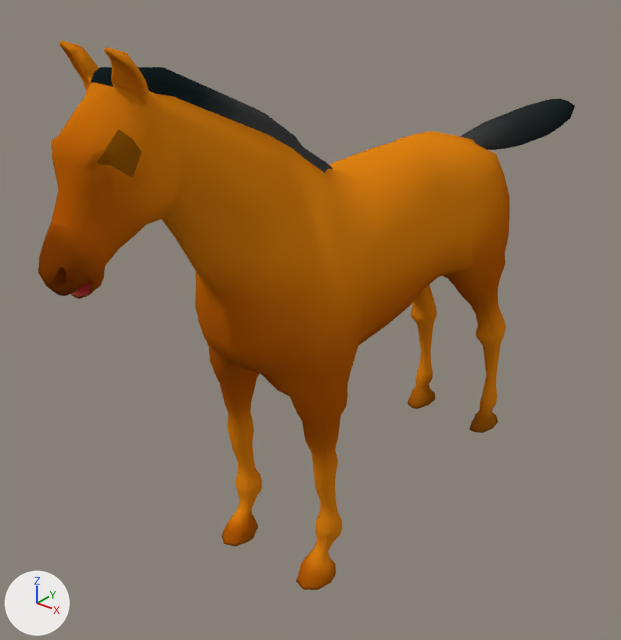
The Blender file 3d-models/model-horse.blend as it was, and as the next commit left it.
Camera for both pictures: a 50 mm lens placed at (1.79, -2.65, 2.34), pointed at (-0.2, -0.16, 0.8). Lighting does not change. The marker at lower left points along +X, +Y and +Z. The picture after the commit comes second.

Names of what the first picture shows: 'Horse'.
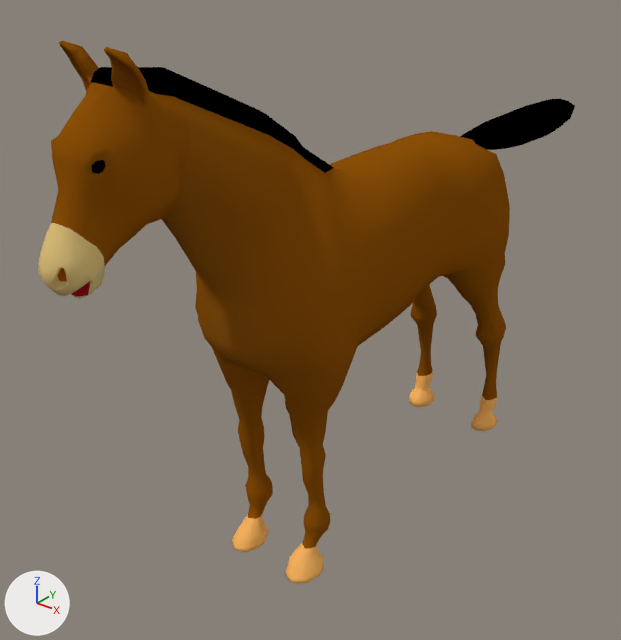
Commit message: Small fix for horse with display

Pixel boxes (x1, y1, x2, y2) of what changed, in the pictures (621 x 640 px; the box of a moved part takes in the faces that stretch with it):
'Horse', reshaped: before (38, 41, 575, 590); after (38, 41, 575, 583)
part 1 of me_mesh, moved or reshaped: before (195, 163, 510, 590); after (195, 163, 510, 583)
part 2 of me_mesh, built on: (88, 155, 111, 177) in both
part 3 of me_mesh, surface changed (darker): (38, 41, 575, 555) in both

The change, as a list of edits to the scene's bpy script:
```text
Change me_mesh:
    used by ob_horse; location = (0.0, 0.0, 0.0)
    remove me_mesh.from_pydata(...)  # 882 vertices, 842 faces; spans x 0.0..0.32, y -1.5..1.76, z 0.0..2.03
    add me_mesh.from_pydata(...)  # 912 vertices, 871 faces; spans x 0.0..0.32, y -1.5..1.76, z 0.0..2.03
    me_mesh part 1: 112 vertices moved from x 0.03..0.32, y -0.76..-0.29, z 0.04..1.52 to x 0.04..0.3, y -0.76..-0.32, z 0.04..1.52; 65 vertices removed from x 0.0..0.3, y -0.75..0.76, z 0.0..1.22; 79 vertices added at x 0.0..0.29, y -0.73..0.76, z 0.0..1.25
    me_mesh part 2: 3 vertices removed from x 0.07..0.08, y -1.36..-1.35, z 1.75..1.76; 19 vertices added at x 0.07..0.09, y -1.37..-1.34, z 1.74..1.77
    me_mesh part 3: 725 kept faces spanning x 0.0..0.32, y -1.5..1.76, z 0.0..2.03 get new texture (UV) coordinates
    other edits to the shape of me_mesh do not show in these pictures
```
